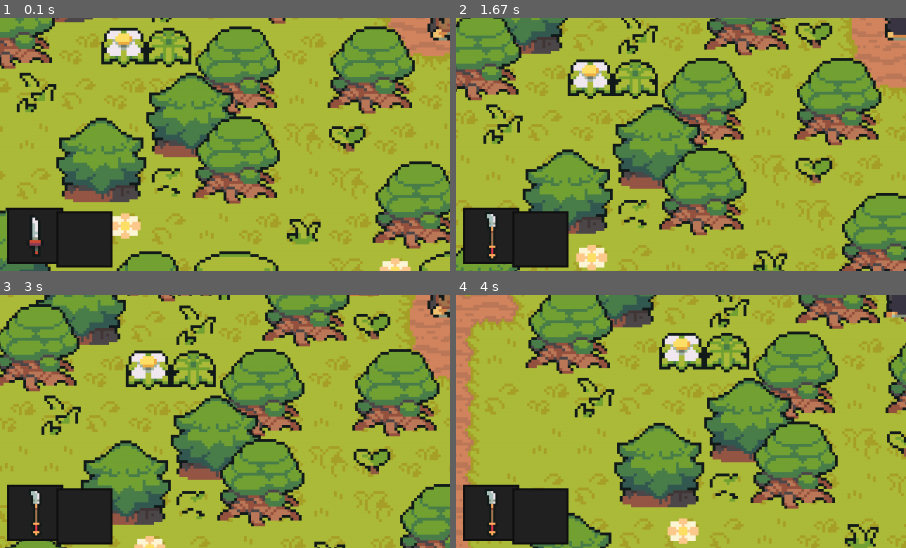
Above: before the commit, frames 1-4 (two rows, left to right).
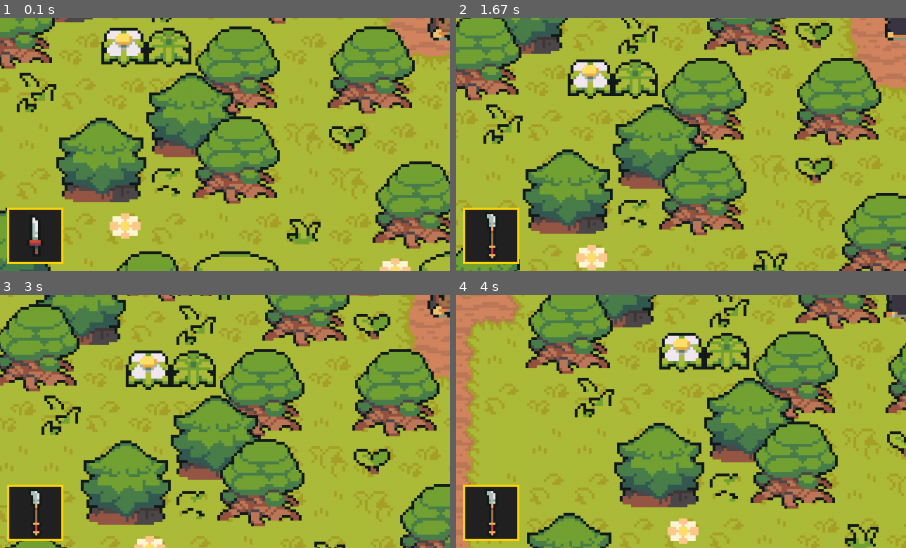
Above: after the commit, the same moments.

Repository: WebDevJasonCameron/pygame_study
Game: pygame game, started from pygame_zelda/code/main.py
Two runs of this game, one before a commit and one after it. Both use one fixed random seed, a clock stepped at 60 frames per second and the inputs below.
Inputs:
- Up to frame 1 (0.1 s): no input
- Up to frame 2 (1.67 s): tap Q at 0.33 s; tap Space at 0.67 s; hold Right 1-1.47 s; hold Up from 1.5 s (still down)
- Up to frame 3 (3 s): release Up at 1.8 s; hold Right 1.83-2.3 s; hold Left 2.33-2.87 s; hold Down from 2.9 s (still down)
- Up to frame 4 (4 s): release Down at 3.2 s; hold Left 3.23-3.63 s; hold Up from 3.67 s (still down)
The pictures show only the part of the screen within x 0-50%, y 50-100%; the shares and areas given below are measured in that part.

The runs differ from the first frame. In frame 1, 3.0% of the frame differs, in the area x 1-26%, y 74-99%; in frame 2, 3.0%; in frame 3, 3.0%; in frame 4, 3.0%.

Commit message:
add golden border, but by default

Diff:
--- a/pygame_zelda/code/ui.py
+++ b/pygame_zelda/code/ui.py
@@ -49,14 +49,18 @@
         pygame.draw.rect(self.display_surface, UI_BORDER_COLOR,
                          text_rect.inflate(20, 20), 3)
 
-    def selection_box(self, left, top):
+    def selection_box(self, left, top, has_switched):
         bg_rect = pygame.Rect(left, top, ITEM_BOX_SIZE, ITEM_BOX_SIZE)
         pygame.draw.rect(self.display_surface, UI_BG_COLOR, bg_rect)
-        pygame.draw.rect(self.display_surface, UI_BORDER_COLOR, bg_rect, 3)
+        if has_switched:
+            pygame.draw.rect(self.display_surface,
+                             UI_BORDER_COLOR_ACTIVE, bg_rect, 3)
+        else:
+            pygame.draw.rect(self.display_surface, UI_BORDER_COLOR, bg_rect, 3)
         return bg_rect
 
-    def weapon_overlay(self, weapon_index):
-        bg_rect = self.selection_box(10, 630)
+    def weapon_overlay(self, weapon_index, has_switched):
+        bg_rect = self.selection_box(10, 630, has_switched)
         weapon_surf = self.weapon_graphics[weapon_index]
         weapon_rect = weapon_surf.get_rect(center=bg_rect.center)
 
@@ -70,5 +74,5 @@
 
         self.show_exp(player.exp)
 
-        self.weapon_overlay(player.weapon_index)
-        self.selection_box(80, 635)  # magic
+        self.weapon_overlay(player.weapon_index, player.can_switch_weapon)
+        # self.selection_box(80, 635)  # magic
